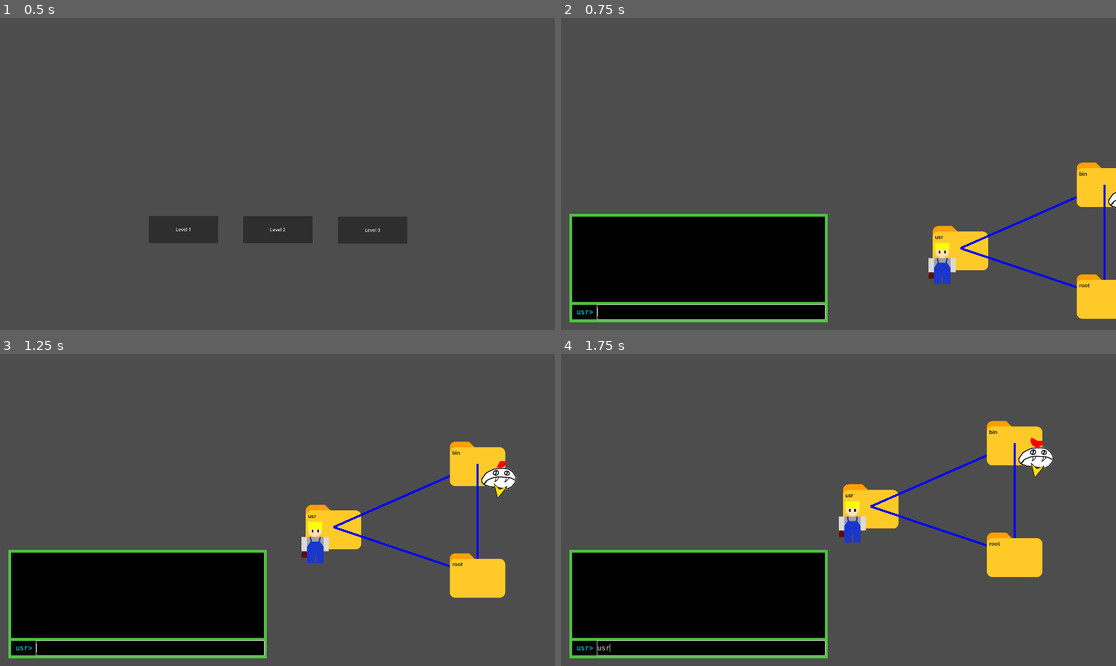
Above: before the commit, frames 1-4 (two rows, left to right).
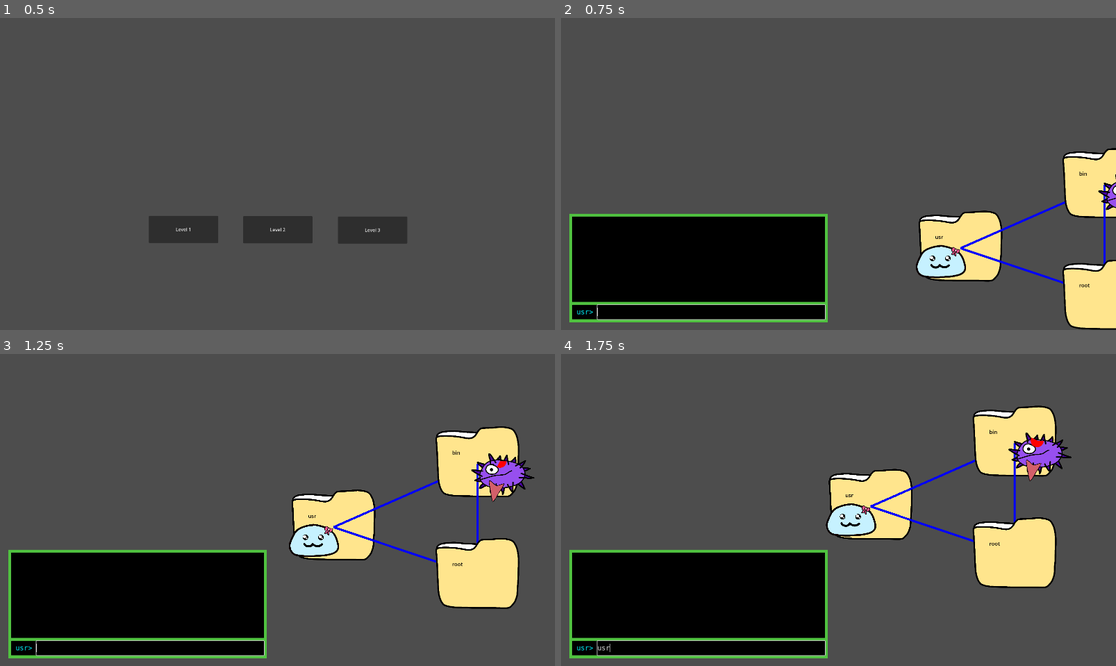
Above: after the commit, the same moments.

Repository: rhycha/G_A-SE_Project-Posixion
Game: Godot game, scene res://main_menu.tscn
The game is run twice, just before and just after one commit, with the same random seed, the same clock (stepped at 60 frames per second) and the same inputs.
Inputs (mouse positions are in pixels of both pictures, inside the frame that each line leads up to):
- Up to frame 1 (0.5 s): no input
- Up to frame 2 (0.75 s): click "Level 1" at 0.5 s
- Up to frame 3 (1.25 s): no input
- Up to frame 4 (1.75 s): click (710, 647) at 1.27 s; type "usr" at 1.35 s

Frame 1 is identical in both runs. In frame 2, 7.0% of the frame differs, in the area x 63-100%, y 41-100%; in frame 3, 9.4%, in the area x 52-97%, y 23-82%; in frame 4, 9.4%.

Commit message:
4 new sprites

Diff:
--- a/Source/enemies/tooth_monser/tooth_monser.tscn
+++ b/Source/enemies/tooth_monser/tooth_monser.tscn
@@ -1,16 +1,18 @@
 [gd_scene load_steps=5 format=3 uid="uid://dpbwq63d6ipr7"]
 
 [ext_resource type="Script" path="res://enemies/tooth_monser/tooth_monser.gd" id="1_21k8w"]
-[ext_resource type="Texture2D" uid="uid://hdqrtrk8dsvu" path="res://enemies/tooth_monser/mob.png" id="1_i012s"]
+[ext_resource type="Texture2D" uid="uid://cpk7gcwycgpaa" path="res://enemies/tooth_monser/Enemy1.png" id="2_5x87m"]
 [ext_resource type="PackedScene" uid="uid://cakqcll0w3t83" path="res://UI/timer/visual_timer.tscn" id="3_y8kur"]
-[ext_resource type="Texture2D" uid="uid://diasck6k6l7fu" path="res://enemies/tooth_monser/left-arrow.png" id="4_dof82"]
+[ext_resource type="Texture2D" uid="uid://dbcssj30grsfn" path="res://enemies/tooth_monser/Arrow.png" id="4_b6fvc"]
 
 [node name="ToothMonser" type="Node2D"]
 scale = Vector2(0.5, 0.5)
 script = ExtResource("1_21k8w")
 
 [node name="Sprite2D" type="Sprite2D" parent="."]
-texture = ExtResource("1_i012s")
+position = Vector2(3.99994, -14)
+scale = Vector2(0.418519, 0.418519)
+texture = ExtResource("2_5x87m")
 
 [node name="Timer" type="Timer" parent="."]
 
@@ -25,6 +27,6 @@
 position = Vector2(2.08165e-12, 120)
 rotation = -3.14159
 scale = Vector2(0.25, 0.25)
-texture = ExtResource("4_dof82")
+texture = ExtResource("4_b6fvc")
 
 [connection signal="timeout" from="Timer" to="." method="_on_timer_timeout"]
--- a/Source/folder/folder.tscn
+++ b/Source/folder/folder.tscn
@@ -1,7 +1,7 @@
 [gd_scene load_steps=5 format=3 uid="uid://bjf1uig5og6vp"]
 
 [ext_resource type="Script" path="res://folder/folder.gd" id="1_mhool"]
-[ext_resource type="Texture2D" uid="uid://bu03cnoqt1pqe" path="res://folder/dir_image.png" id="2_epajs"]
+[ext_resource type="Texture2D" uid="uid://cjfmeomi1r3d5" path="res://folder/File.png" id="2_hawwg"]
 [ext_resource type="Texture2D" uid="uid://c4iq3ustobl7x" path="res://folder/bug_icon.png" id="3_r37g1"]
 
 [sub_resource type="LabelSettings" id="LabelSettings_mcmg1"]
@@ -13,8 +13,9 @@
 script = ExtResource("1_mhool")
 
 [node name="Sprite2D" type="Sprite2D" parent="."]
-scale = Vector2(0.5, 0.5)
-texture = ExtResource("2_epajs")
+position = Vector2(43, 30)
+scale = Vector2(0.394444, 0.394444)
+texture = ExtResource("2_hawwg")
 
 [node name="Name" type="Label" parent="."]
 offset_left = -117.0
--- a/Source/player/player.tscn
+++ b/Source/player/player.tscn
@@ -1,14 +1,15 @@
 [gd_scene load_steps=3 format=3 uid="uid://cc6bhuqiilc16"]
 
-[ext_resource type="Texture2D" uid="uid://8f1ajykc0nq3" path="res://player/player.png" id="1_1haxp"]
 [ext_resource type="Script" path="res://player/player.gd" id="1_5sre0"]
+[ext_resource type="Texture2D" uid="uid://fnxmbkaupp33" path="res://player/slime2.png" id="2_icehk"]
 
 [node name="Player" type="Node2D"]
 script = ExtResource("1_5sre0")
 
 [node name="Sprite2D" type="Sprite2D" parent="."]
-scale = Vector2(0.75, 0.75)
-texture = ExtResource("1_1haxp")
+position = Vector2(17, 34)
+scale = Vector2(0.396296, 0.396296)
+texture = ExtResource("2_icehk")
 
 [node name="Camera2D" type="Camera2D" parent="."]
 position = Vector2(0, -2)
Binary file added: Source/enemies/tooth_monser/Arrow.png
Not shown, added: Source/enemies/tooth_monser/Arrow.png.import
Binary file added: Source/enemies/tooth_monser/Enemy1.png
Not shown, added: Source/enemies/tooth_monser/Enemy1.png.import
Binary file added: Source/folder/File.png
Not shown, added: Source/folder/File.png.import
Binary file added: Source/player/slime2.png
Not shown, added: Source/player/slime2.png.import
